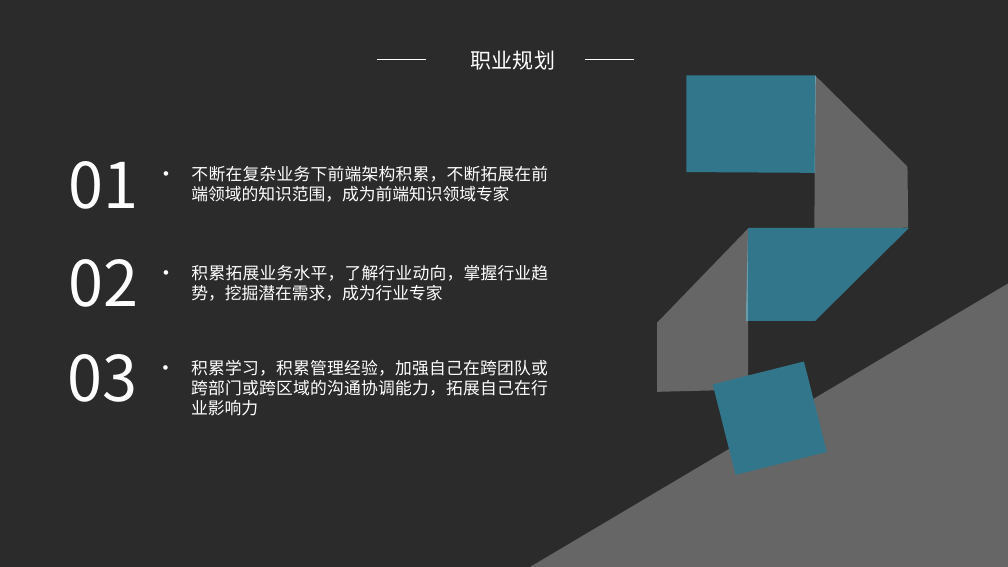
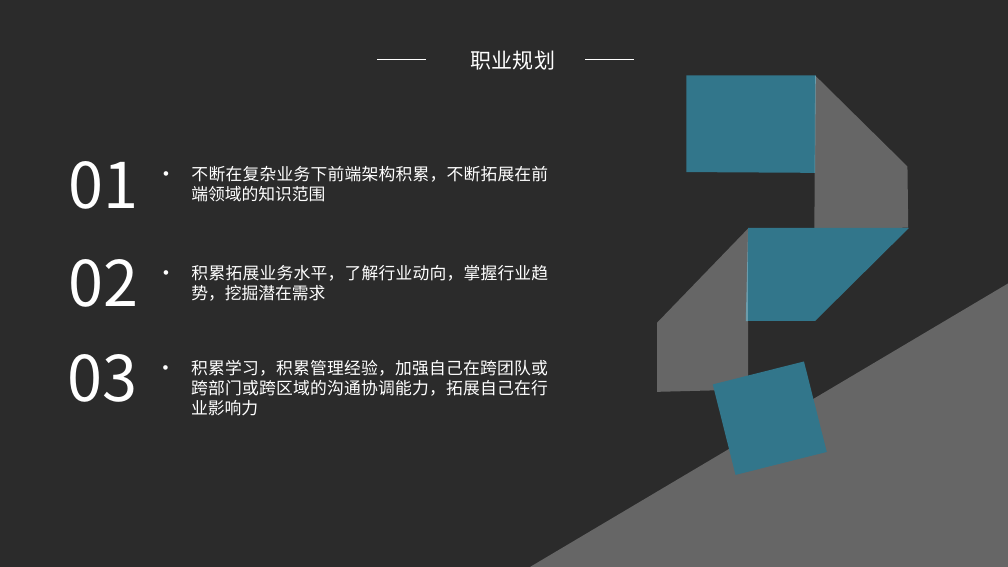
Before and after one commit to DaoxingHuang/PPT-template, a slide deck: slide 15 of 面试纲要口述为主.pptx. Drawn at 1008x567 pixels with LibreOffice and Linux fonts; fonts in the diff are those of the drawing; background and template pictures are left out; a plain dark background stands for a picture behind light text. Boxes give left, top, right and bottom in pixels: in the first picture for what was removed or moved away, otherwise in the second. Text is boxed around its words. In the diff, an @@ line names an element or a change of style, - is before the commit and + after.

Commit message:
change

```diff
--- a/面试纲要口述为主.pptx
+++ b/面试纲要口述为主.pptx
@@ text at [191,166,548,202]: text changed @@
-• 不断在复杂业务下前端架构积累，不断拓展在前端领域的知识范围，成为前端知识领域专家
+• 不断在复杂业务下前端架构积累，不断拓展在前端领域的知识范围
@@ text at [191,265,548,301]: text changed @@
-• 积累拓展业务水平，了解行业动向，掌握行业趋势，挖掘潜在需求，成为行业专家
+• 积累拓展业务水平，了解行业动向，掌握行业趋势，挖掘潜在需求
```
Also in this commit, not shown: 2 other slides changed.
